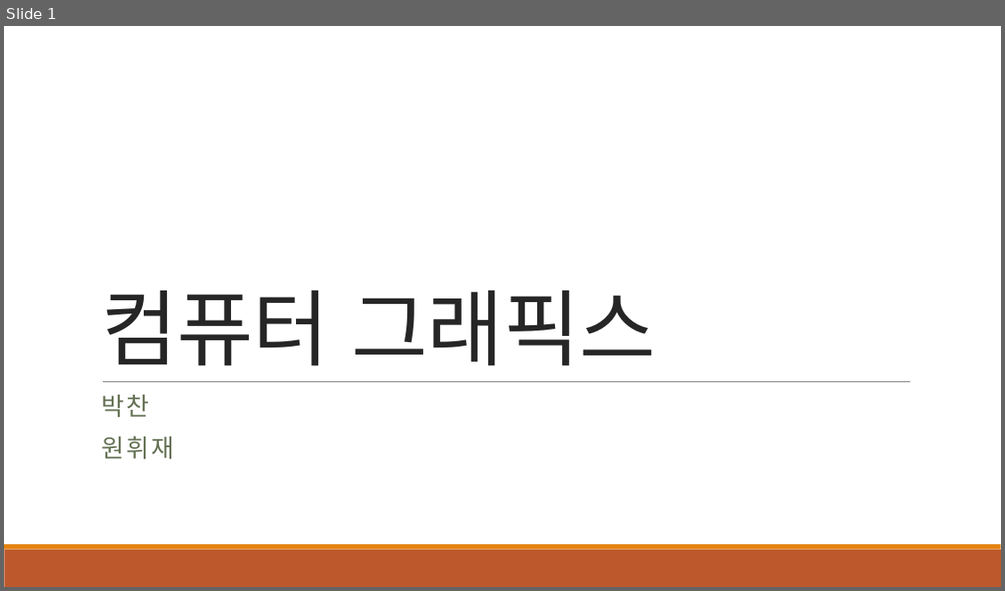
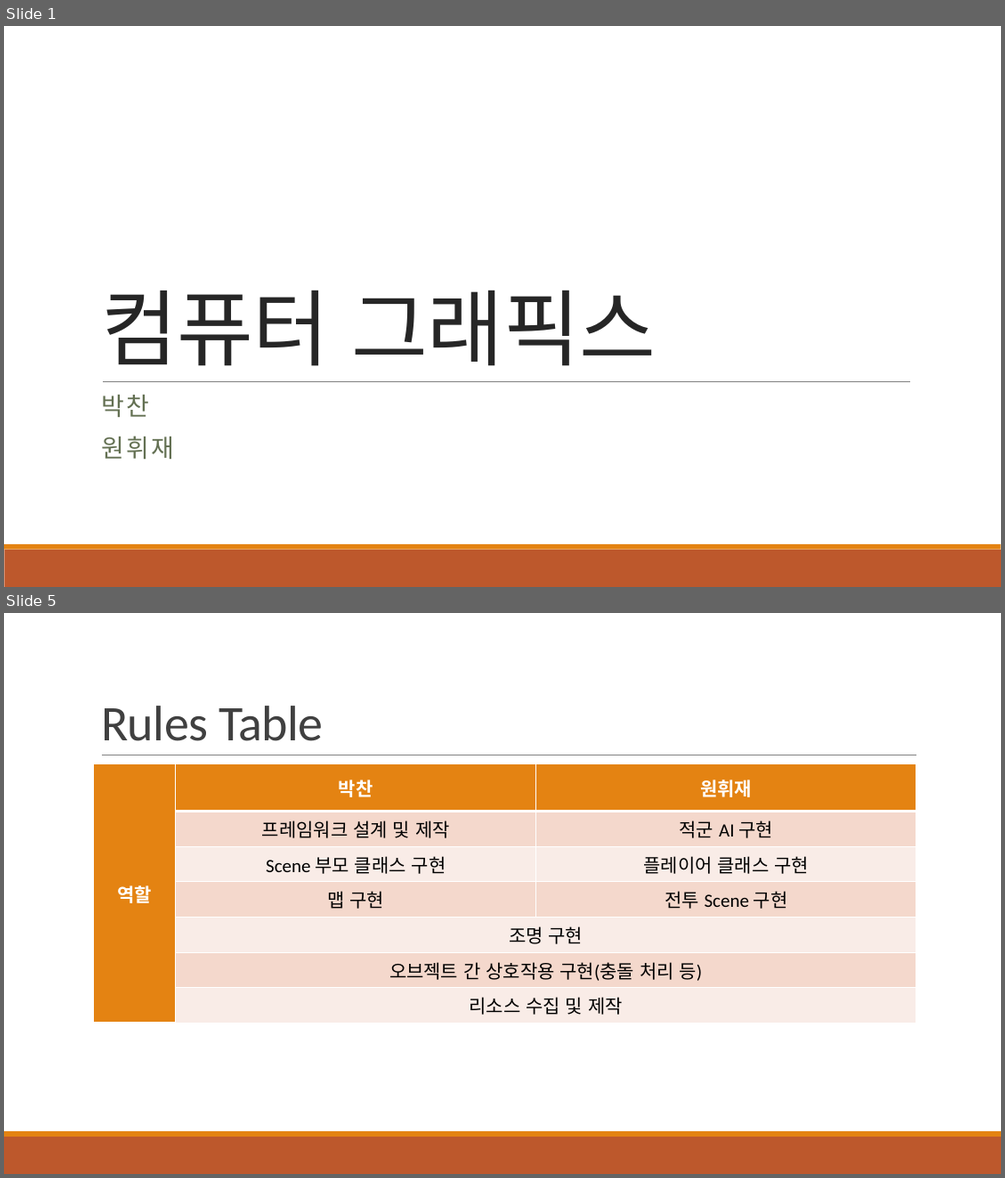
Before and after one commit to pcremnant/Computer-Graphics-Term-Project, a slide deck: ComputerGraphics TermProject.pptx. Shown one above the other, each under a label of ours: slide 1 before the commit, slides 1 and 5 after it; the slides between them are not shown. The pictures are 1005x591 and 1005x1178 pixels, drawn with LibreOffice and Linux fonts; fonts in the diff are those of the drawing. Boxes give left, top, right and bottom in pixels: in the first picture for what was removed or moved away, otherwise in the second. Text is boxed around its words. In the diff, an @@ line names an element or a change of style, - is before the commit and + after.

```diff
--- a/ComputerGraphics TermProject.pptx
+++ b/ComputerGraphics TermProject.pptx
@@ slide 5 added at bbox=[4, 613, 1001, 1174], background #FFFFFF; not listed: 2 template elements that a slide beside it also shows @@
@@ title added at bbox=[101, 706, 323, 741], 48 pt, text #404040 @@
+Rules Table
@@ table added at bbox=[94, 764, 915, 1023], 7 rows, 3 columns @@
+역할 | 박찬 | 원휘재
+ | 프레임워크 설계 및 제작 | 적군 AI 구현
+ | Scene 부모 클래스 구현 | 플레이어 클래스 구현
+ | 맵 구현 | 전투 Scene 구현
+ | 조명 구현 | 
+ | 오브젝트 간 상호작용 구현(충돌 처리 등) | 
+ | 리소스 수집 및 제작 | 
@@ line added from (102, 755) to (917, 755), #808080 0.5 pt @@
```
Also in this commit, not shown: 2 slides changed, 1 other slide added, 1 slide removed.
